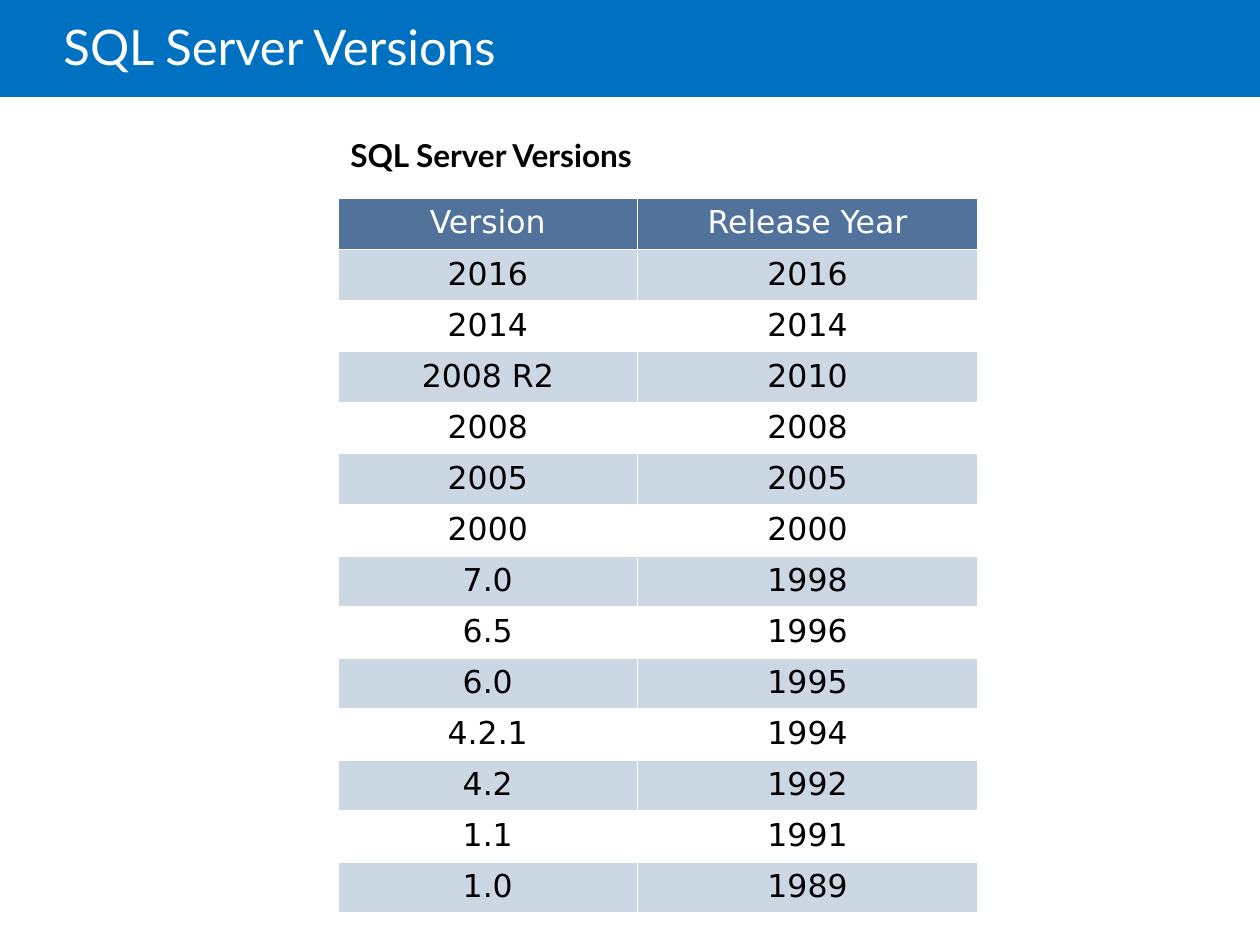
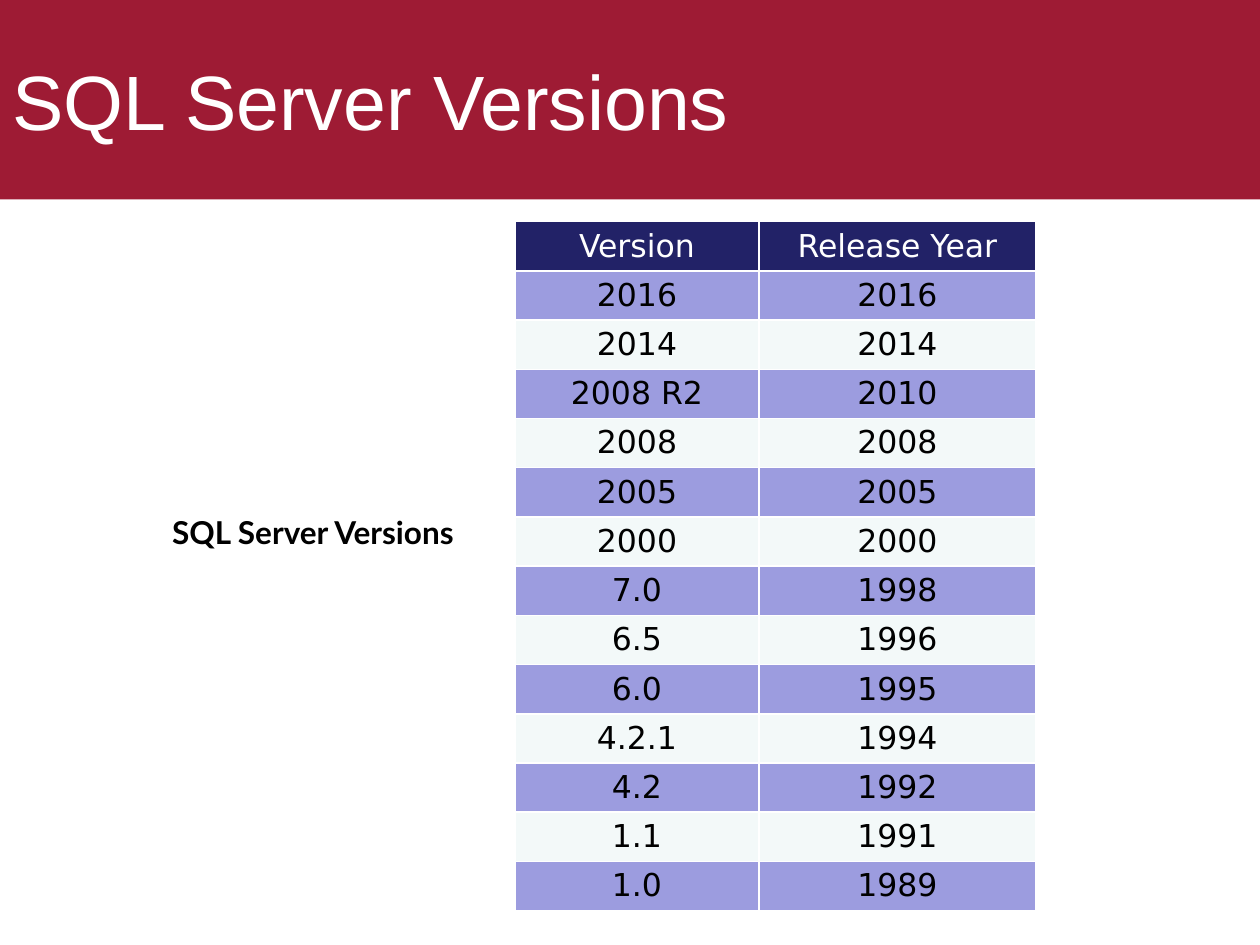
Before and after one commit to ekof-dss/teaching-samples-2021-22, a slide deck: slide 8 of presentations/05-03-ms-sql-server.ppt (slide 9 before the commit). Drawn at 1260x945 pixels with LibreOffice and Linux fonts; fonts in the diff are those of the drawing. Boxes give left, top, right and bottom in pixels: in the first picture for what was removed or moved away, otherwise in the second. Text is boxed around its words. In the diff, an @@ line names an element or a change of style, - is before the commit and + after.

```diff
--- a/presentations/05-03-ms-sql-server.ppt
+++ b/presentations/05-03-ms-sql-server.ppt
@@ title "SQL Server Versions": place and size @@
-title "SQL Server Versions" at [63, 29, 495, 73]
+title "SQL Server Versions" at [0, 0, 1260, 199]
@@ title "SQL Server Versions" at [0, 0, 1260, 199]: size 28 to 44 pt, font Lato to Arial; line spacing 0.85 to 1; fill none to #9E1B34 @@
@@ rectangle removed at [0, 0, 1260, 97] @@
@@ table at [515, 222, 1037, 927] @@
@@ fill #51739B to #222267 in row 1 @@
@@ fill #CCD7E4 to #9C9CDF in 14 cells @@
@@ fill #FFFFFF to #F3F9FA in 12 cells @@
@@ table: place and size @@
-table at [338, 199, 978, 915]
+table at [515, 222, 1037, 927]
@@ text "SQL Server Versions": place and size @@
-text "SQL Server Versions" at [350, 143, 631, 172]
+text "SQL Server Versions" at [172, 520, 453, 549]
```
Also in this commit, not shown: 14 other slides changed, 2 slides added, 8 slides removed, 23 other files.
